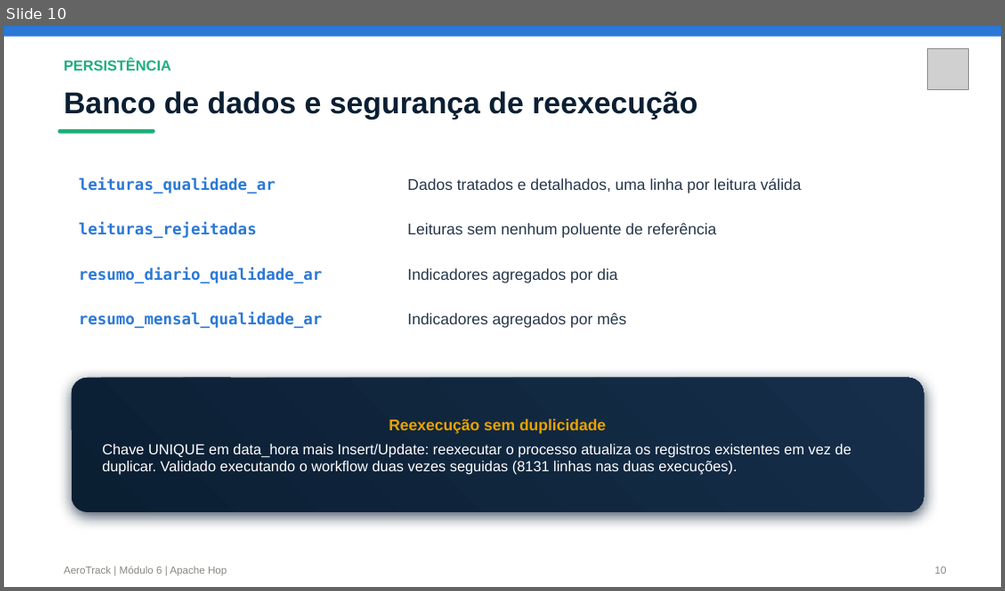
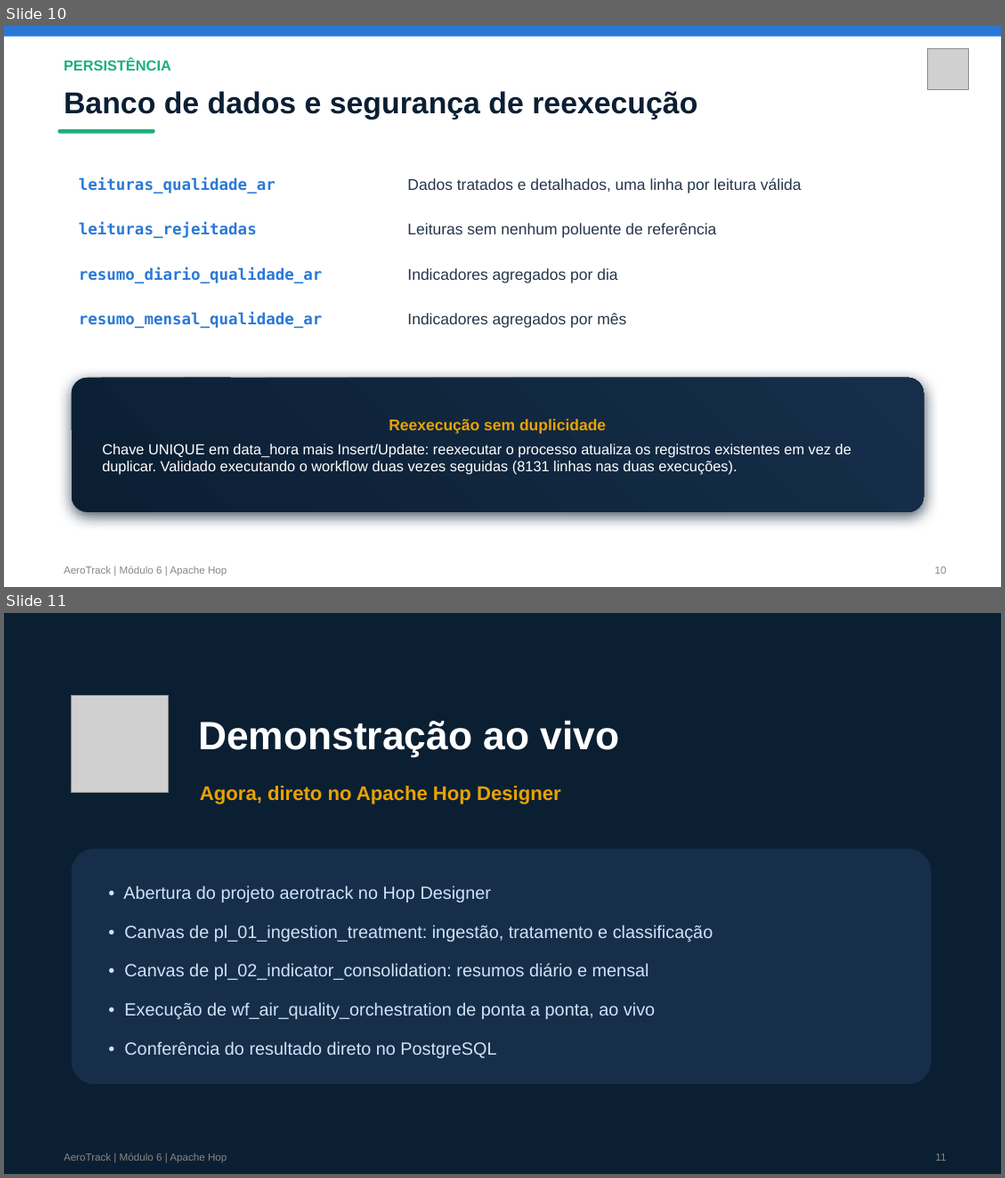
Before and after one commit to JulianaBallin/AeroTrack, a slide deck: docs/evidencias/AeroTrack-Apresentacao-Modulo6.pptx. Shown one above the other, each under a label of ours: slide 10 before the commit, slides 10 and 11 after it. The pictures are 1005x591 and 1005x1178 pixels, drawn with LibreOffice and Linux fonts; fonts in the diff are those of the drawing; grey boxes stand for pictures. Boxes give left, top, right and bottom in pixels: in the first picture for what was removed or moved away, otherwise in the second. Text is boxed around its words. In the diff, an @@ line names an element or a change of style, - is before the commit and + after.

Commit message:
docs(apresentacao): center the logo, add demo and report-preview slides
The logo was left-shifted on the cover and solution-reveal slides
because its placement math used the old (wider) logo aspect ratio;
recomputes the centered x position for the current crop.

Adds slide 11, "Demonstração ao vivo", cueing the presenter to switch
to Hop Designer and run the pipelines/workflow live, and slide 17, a
preview of the development report's executive summary page with a
pointer to the full PDF, placed right before the closing team slide.

```diff
--- a/docs/evidencias/AeroTrack-Apresentacao-Modulo6.pptx
+++ b/docs/evidencias/AeroTrack-Apresentacao-Modulo6.pptx
@@ slide 11 added at [4, 613, 1001, 1174], background #0B1F33 @@
@@ picture added at [72, 695, 169, 793] @@
@@ text added at [198, 721, 620, 756], 38 pt, text #FFFFFF, bold @@
+Demonstração ao vivo
@@ text added at [200, 786, 561, 804], 19 pt, text #E8A300, bold @@
+Agora, direto no Apache Hop Designer
@@ rounded rectangle added at [72, 849, 931, 1084], fill #162E4A @@
@@ text added at [123, 885, 713, 1058], 17 pt, text #CFE3F7 @@
+• Abertura do projeto aerotrack no Hop Designer
+• Canvas de pl_01_ingestion_treatment: ingestão, tratamento e classificação
+• Canvas de pl_02_indicator_consolidation: resumos diário e mensal
+• Execução de wf_air_quality_orchestration de ponta a ponta, ao vivo
+• Conferência do resultado direto no PostgreSQL
@@ text added at [64, 1152, 226, 1163], 10 pt, text #898781 @@
+AeroTrack | Módulo 6 | Apache Hop
@@ text added at [935, 1153, 946, 1160], 10 pt, text #898781 @@
+11
```
Also in this commit, not shown: 7 slides changed, 1 other slide added, 1 other file.
